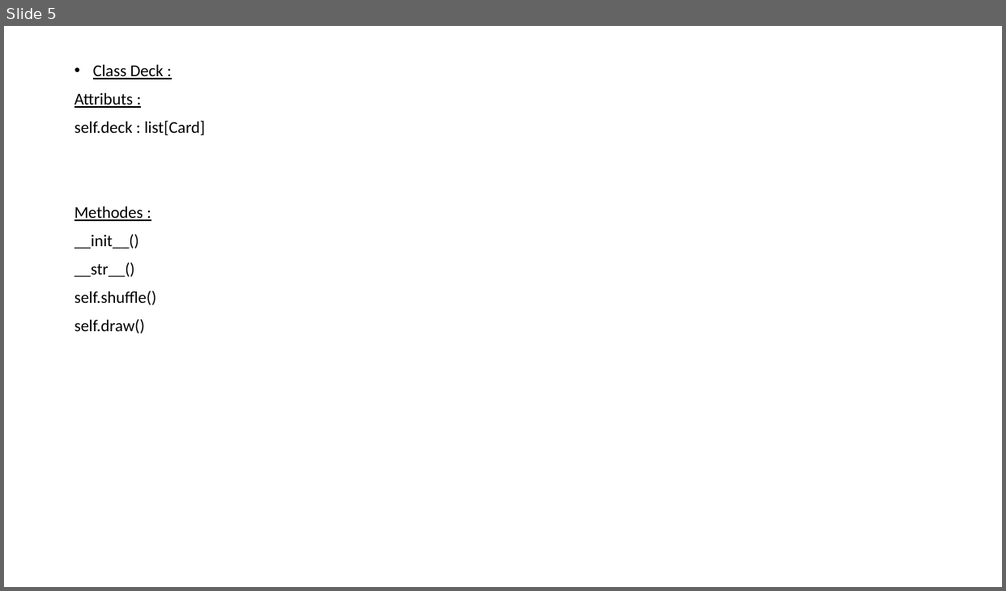
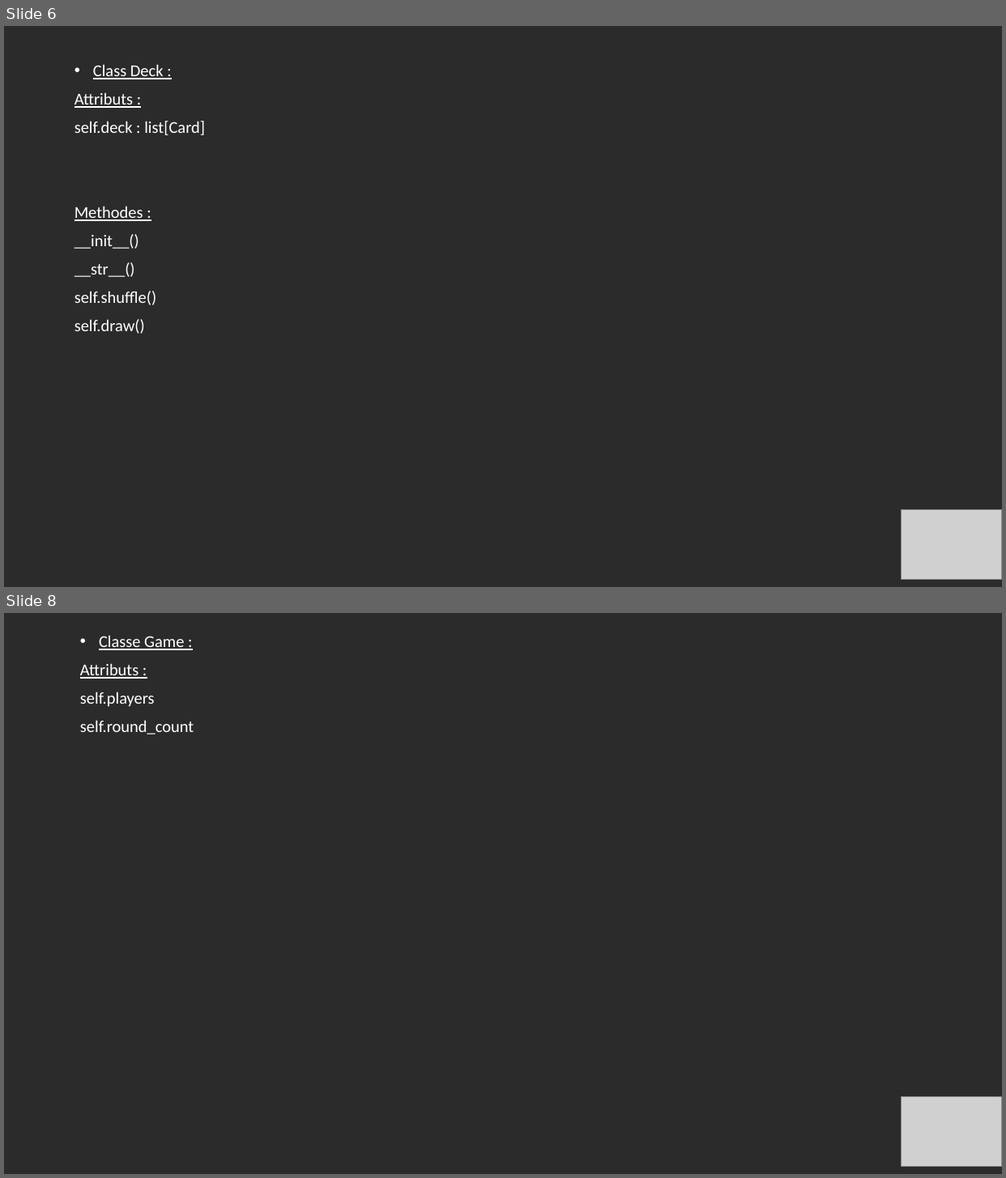
Before and after one commit to TooFuW/ProjetPoker, a slide deck: caractéristiques_techniques.pptx. Shown one above the other, each under a label of ours: slide 5 before the commit, slides 6 and 8 after it; the slides between them are not shown. The pictures are 1006x591 and 1006x1178 pixels, drawn with LibreOffice and Linux fonts; fonts in the diff are those of the drawing; grey boxes stand for pictures; background and template pictures are left out; a plain dark background stands for a picture behind light text. Boxes give left, top, right and bottom in pixels: in the first picture for what was removed or moved away, otherwise in the second. Text is boxed around its words. In the diff, an @@ line names an element or a change of style, - is before the commit and + after.

```diff
--- a/caractéristiques_techniques.pptx
+++ b/caractéristiques_techniques.pptx
@@ slide 8 added at [4,613,1002,1174], background picture (left out) @@
@@ text added at [80,635,194,735], 16 pt, text #FFFFFF @@
+• Classe Game :
+Attributs :
+self.players
+self.round_count
@@ picture added at [901,1097,1002,1166] @@
@@ what was slide 5 is now slide 6 @@
@@ slide 6 changed as well @@
@@ background #FFFFFF to picture (left out) @@
@@ text "Class Deck :" at [74,64,205,334]: text colour #000000 to #FFFFFF @@
@@ picture added at [901,510,1002,579] @@
```
Also in this commit, not shown: 6 other slides changed, 4 other slides added.
